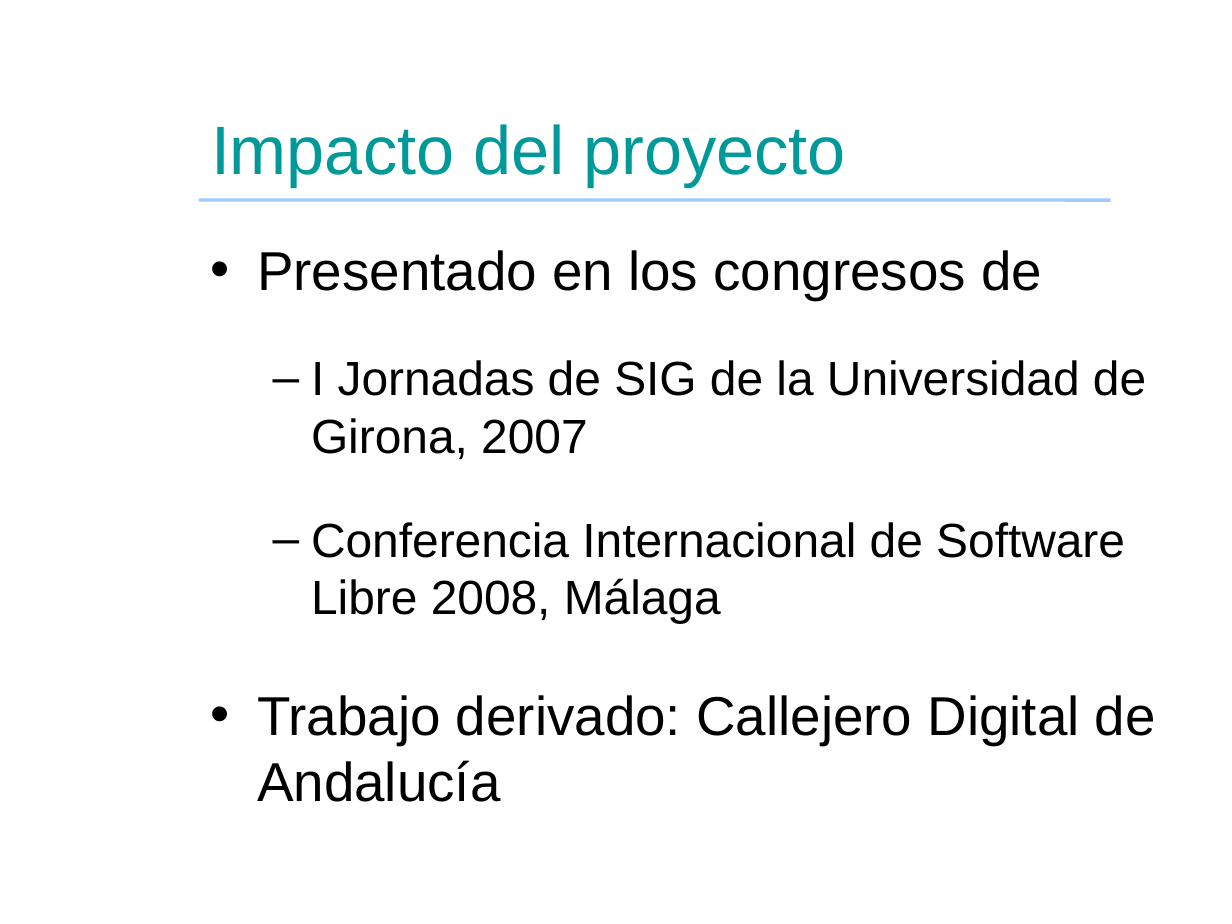
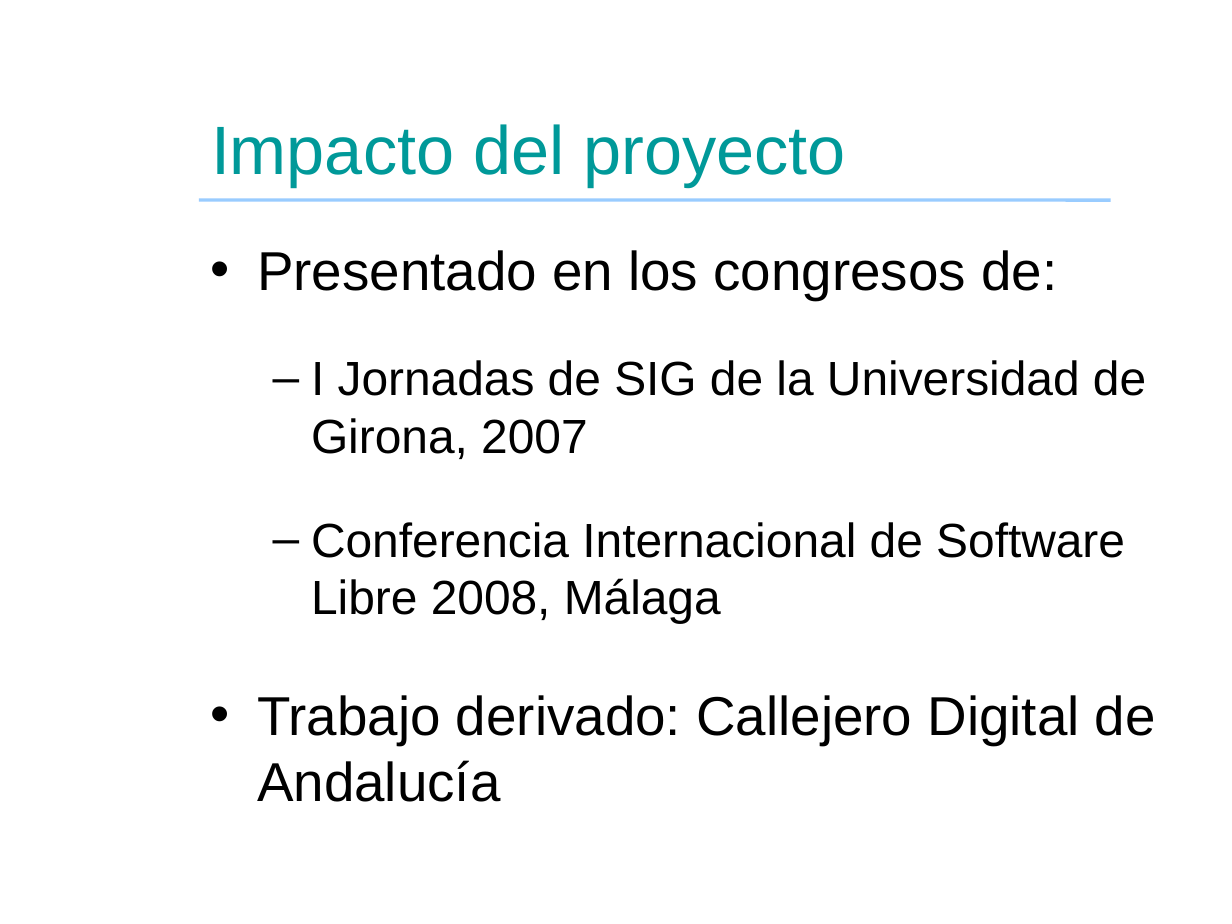
Before and after one commit to dsthode/pfc, a slide deck: slide 18 of presentacion.odp (slide 19 before the commit). Drawn at 1232x924 pixels with LibreOffice and Linux fonts; fonts in the diff are those of the drawing; background and template pictures are left out. Boxes give left, top, right and bottom in pixels: in the first picture for what was removed or moved away, otherwise in the second. Text is boxed around its words. In the diff, an @@ line names an element or a change of style, - is before the commit and + after.

```diff
--- a/presentacion.odp
+++ b/presentacion.odp
@@ text at bbox=[257, 250, 1057, 300]: text changed @@
-• Presentado en los congresos de
+• Presentado en los congresos de:
```
Also in this commit, not shown: 2 other slides changed, 2 slides removed, 1 other file.
